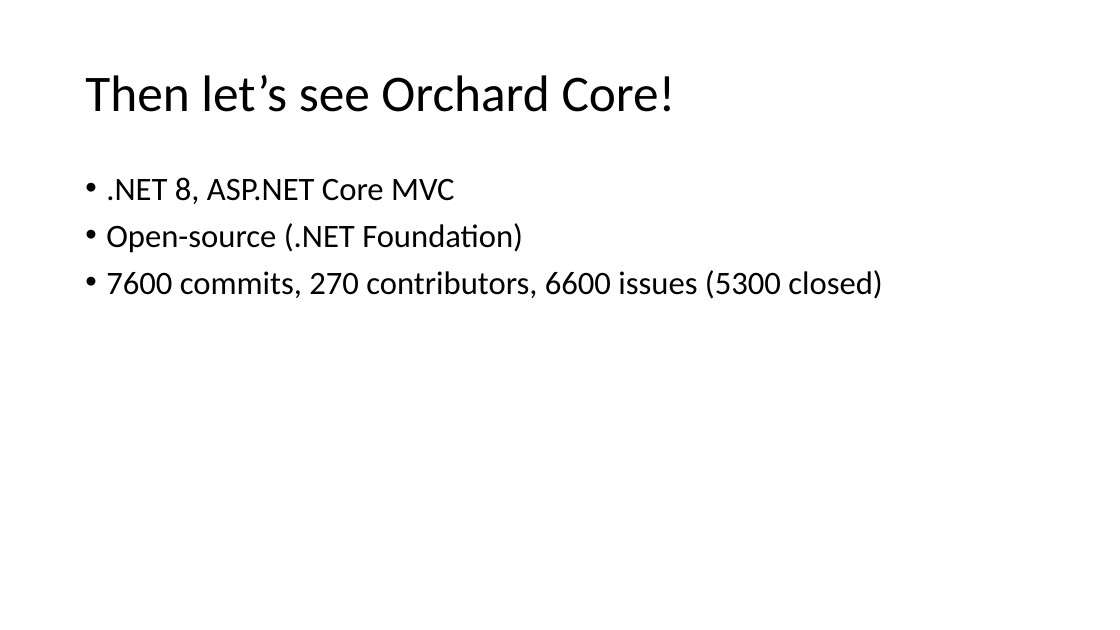
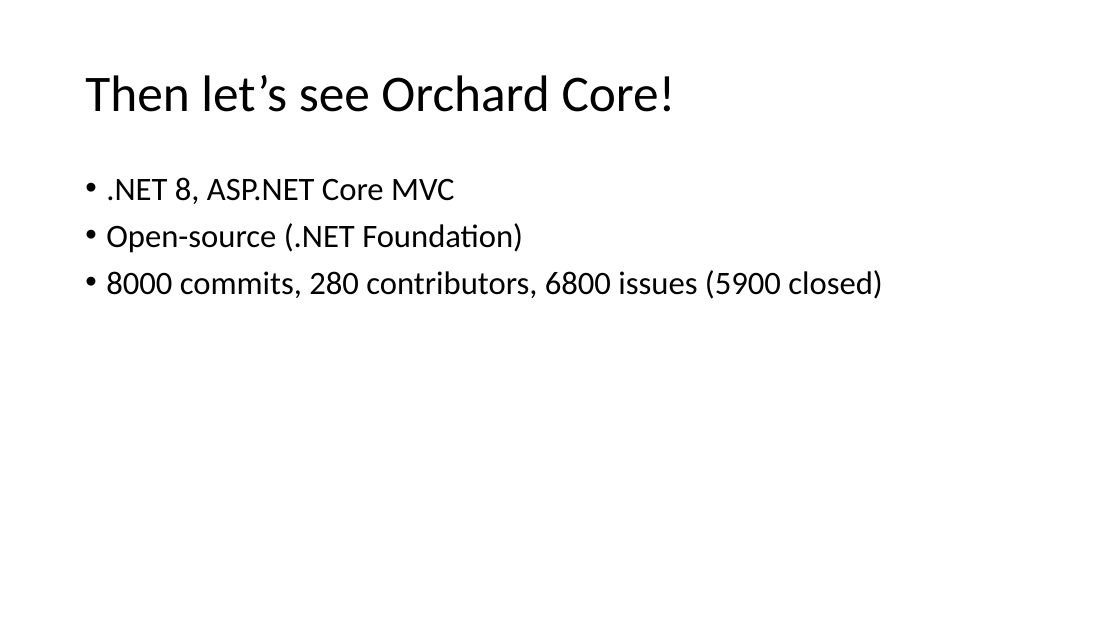
Before and after one commit to Lombiq/Orchard-Ambassadors-Toolbox, a slide deck: slide 4 of IntroductoryTalkTemplate/Showcasing Orchard Core CMS.pptx. Drawn at 1120x630 pixels with LibreOffice and Linux fonts; fonts in the diff are those of the drawing. Boxes give left, top, right and bottom in pixels: in the first picture for what was removed or moved away, otherwise in the second. Text is boxed around its words. In the diff, an @@ line names an element or a change of style, - is before the commit and + after.

Commit message:
Updating numbers

```diff
--- a/IntroductoryTalkTemplate/Showcasing Orchard Core CMS.pptx
+++ b/IntroductoryTalkTemplate/Showcasing Orchard Core CMS.pptx
@@ text at (106, 270, 882, 299): text changed @@
-• 7600 commits, 270 contributors, 6600 issues (5300 closed)
+• 8000 commits, 280 contributors, 6800 issues (5900 closed)
```
